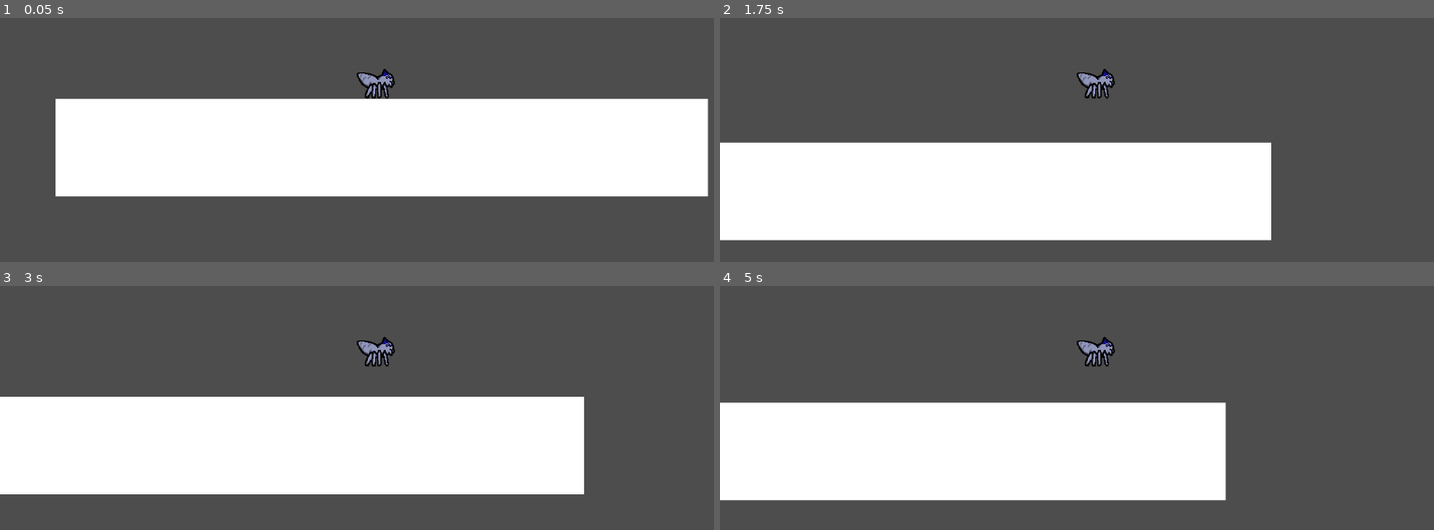
Above: before the commit, frames 1-4 (two rows, left to right).
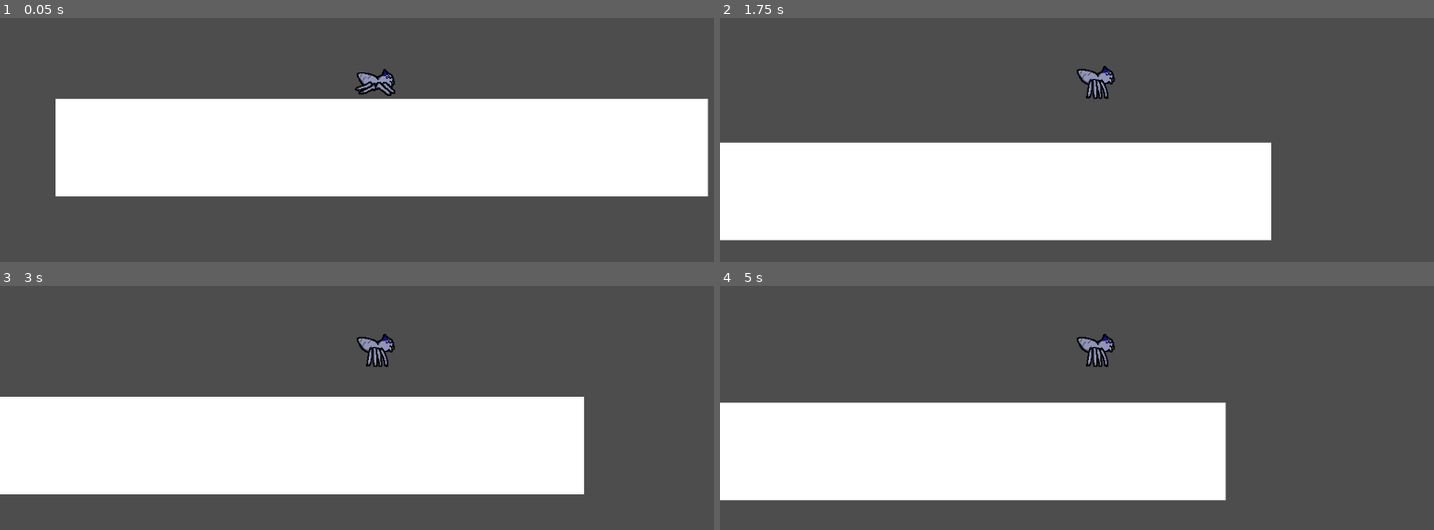
Above: after the commit, the same moments.

Repository: elijahzins/2DPlatfomer
Game: Godot game, scene res://player.tscn
Same seed, same stepped clock (60 frames per second), same inputs: the game is played once before the commit and once after it.
Inputs:
- Up to frame 1 (0.05 s): no input
- Up to frame 2 (1.75 s): tap Enter (ui_accept) at 0.5, 0.6, 0.77, 1.07, 1.35, 1.52 s; hold Right (ui_right) from 0.53 s (still down)
- Up to frame 3 (3 s): tap Enter (ui_accept) at 1.82, 2.1, 2.85 s; release Right (ui_right) at 2.03 s; hold Left (ui_left) 2.03-2.78 s; hold Right (ui_right) from 2.78 s (still down)
- Up to frame 4 (5 s): tap Enter (ui_accept) at 3.02, 3.32, 3.6, 3.77, 4.07, 4.35, 4.52, 4.82 s; release Right (ui_right) at 4.28 s; hold Left (ui_left) from 4.28 s (still down)

The runs differ from the first frame. In frame 1, 0.2% of the frame differs, in the area x 49-56%, y 25-34%; in frame 2, 0.4%, in the area x 49-56%, y 19-34%; in frame 3, 0.4%; in frame 4, 0.4%.

Commit message:
Added animations for Spike
Includes walking, jumping, and falling, though they all still only face to the right

Diff:
--- a/player.tscn
+++ b/player.tscn
@@ -1,10 +1,71 @@
-[gd_scene load_steps=6 format=3 uid="uid://e5oxlal1bvqy"]
+[gd_scene load_steps=13 format=3 uid="uid://e5oxlal1bvqy"]
 
 [ext_resource type="Script" uid="uid://c2nut0qvfe1uf" path="res://player_1.gd" id="1_onrkg"]
 [ext_resource type="Texture2D" uid="uid://bus201ygnlcqi" path="res://spike/spikeStand.png" id="2_onrkg"]
+[ext_resource type="Texture2D" uid="uid://dxe3imhhspc6q" path="res://spike/spikeFall.png" id="3_2hs0m"]
+[ext_resource type="Texture2D" uid="uid://dx7j4gih8vtvd" path="res://spike/spikeWalk1.png" id="4_1jxqw"]
+[ext_resource type="Texture2D" uid="uid://doto8iqfqb4dn" path="res://spike/spikeJump.png" id="4_dw050"]
+[ext_resource type="Texture2D" uid="uid://blpn2f732kijq" path="res://spike/spikeJumpReady.png" id="5_b26j0"]
+[ext_resource type="Texture2D" uid="uid://4pedbhelfsyd" path="res://spike/spikeStand2.png" id="5_dw050"]
+[ext_resource type="Texture2D" uid="uid://bgbglfmxufei6" path="res://spike/spikeWalk2.png" id="6_b26j0"]
 
 [sub_resource type="RectangleShape2D" id="RectangleShape2D_vonw3"]
 size = Vector2(32, 32)
+
+[sub_resource type="SpriteFrames" id="SpriteFrames_n7ghd"]
+animations = [{
+"frames": [{
+"duration": 1.0,
+"texture": ExtResource("2_onrkg")
+}],
+"loop": true,
+"name": &"default",
+"speed": 5.0
+}, {
+"frames": [{
+"duration": 1.0,
+"texture": ExtResource("3_2hs0m")
+}],
+"loop": true,
+"name": &"fall",
+"speed": 5.0
+}, {
+"frames": [{
+"duration": 1.0,
+"texture": ExtResource("4_dw050")
+}],
+"loop": true,
+"name": &"jump",
+"speed": 5.0
+}, {
+"frames": [{
+"duration": 1.0,
+"texture": ExtResource("5_b26j0")
+}, {
+"duration": 10.0,
+"texture": ExtResource("4_dw050")
+}],
+"loop": true,
+"name": &"jumpReady",
+"speed": 10.0
+}, {
+"frames": [{
+"duration": 1.0,
+"texture": ExtResource("2_onrkg")
+}, {
+"duration": 1.0,
+"texture": ExtResource("4_1jxqw")
+}, {
+"duration": 1.0,
+"texture": ExtResource("5_dw050")
+}, {
+"duration": 1.0,
+"texture": ExtResource("6_b26j0")
+}],
+"loop": true,
+"name": &"walk",
+"speed": 10.0
+}]
 
 [sub_resource type="QuadMesh" id="QuadMesh_onrkg"]
 size = Vector2(1000, 150)
@@ -23,9 +84,12 @@
 scale = Vector2(1.8, 1.8)
 shape = SubResource("RectangleShape2D_vonw3")
 
-[node name="Sprite2D" type="Sprite2D" parent="player1"]
+[node name="AnimatedSprite2D" type="AnimatedSprite2D" parent="player1"]
 position = Vector2(0, 3)
-texture = ExtResource("2_onrkg")
+sprite_frames = SubResource("SpriteFrames_n7ghd")
+animation = &"walk"
+frame = 2
+frame_progress = 0.8278511
 
 [node name="Camera2D" type="Camera2D" parent="player1"]
 
--- a/player_1.gd
+++ b/player_1.gd
@@ -3,6 +3,8 @@
 const SPEED = 200
 const JUMP_FORCE = -400
 const GRAVITY = 900
+
+@onready var _animated_sprite = $AnimatedSprite2D
 
 func _physics_process(delta):
 	# Apply gravity
@@ -14,7 +16,15 @@
 
 	# Jump
 	if Input.is_action_just_pressed("ui_accept") and is_on_floor():
+		_animated_sprite.play("jumpReady")
 		velocity.y = JUMP_FORCE
 
 	# Move the character
 	move_and_slide()
+
+	if velocity.y > 0 and not is_on_floor():
+		_animated_sprite.play("fall")
+	else: if not velocity.x == 0 and is_on_floor():
+		_animated_sprite.play("walk")
+	else: if is_on_floor():
+		_animated_sprite.play("default")
Binary file added: spike/spikeFall.png
Not shown, added: spike/spikeFall.png.import
Binary file added: spike/spikeJump.png
Not shown, added: spike/spikeJump.png.import
Binary file added: spike/spikeJumpReady.png
Not shown, added: spike/spikeJumpReady.png.import
Binary file added: spike/spikeStand2.png
Not shown, added: spike/spikeStand2.png.import
